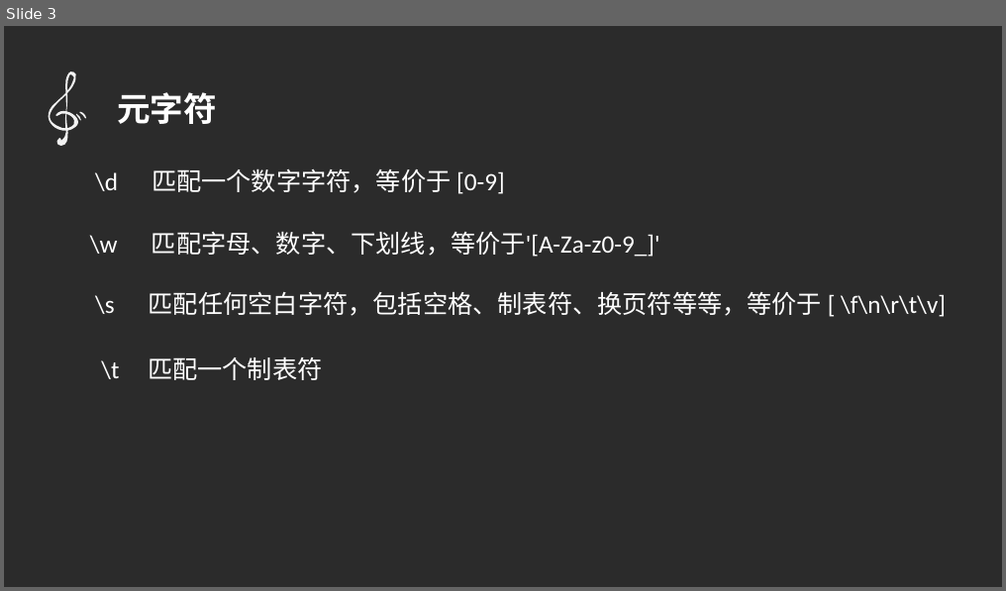
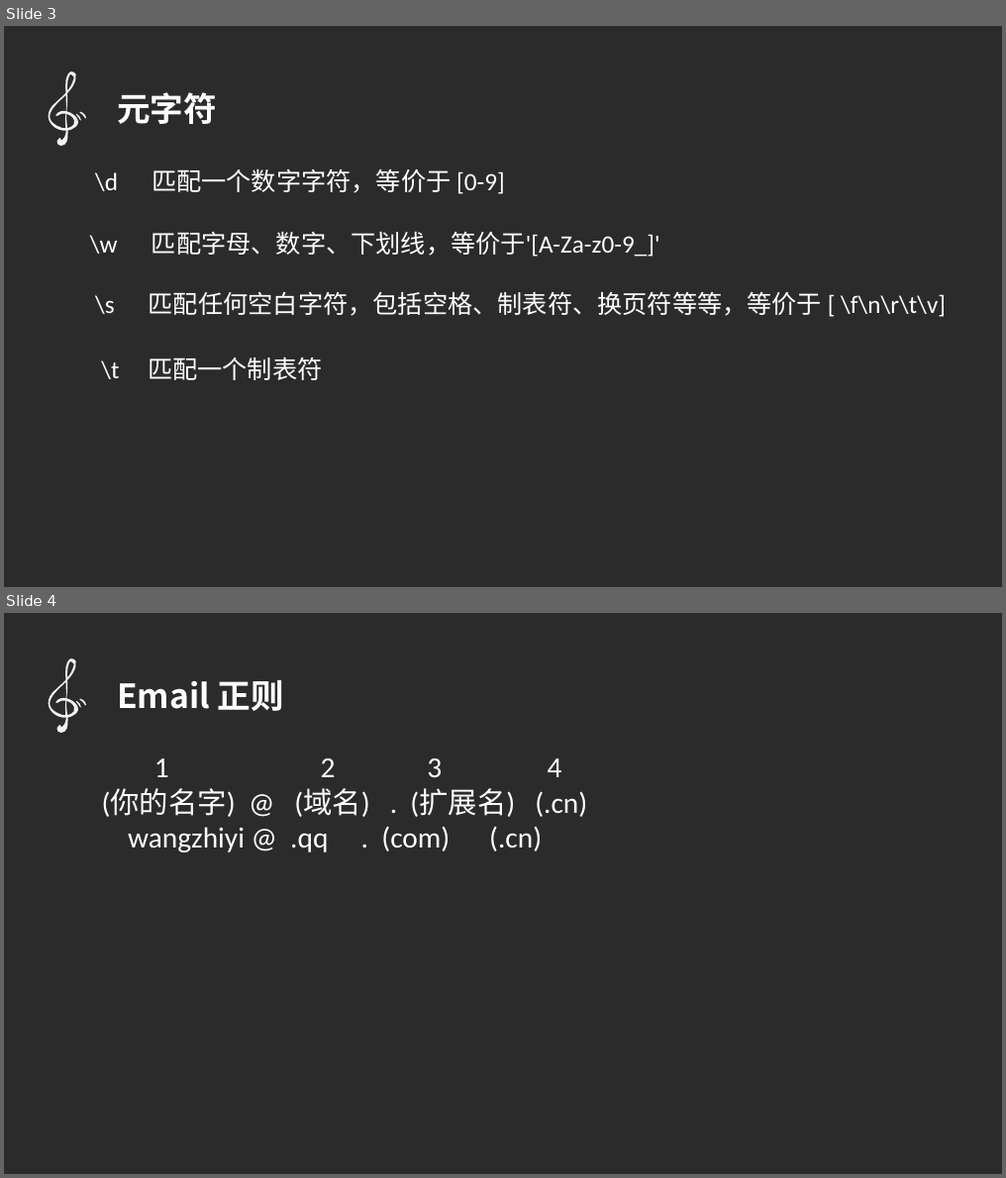
Before and after one commit to qq449245884/chromeTouir, a slide deck: 正则表达式/ppt.pptx. Shown one above the other, each under a label of ours: slide 3 before the commit, slides 3 and 4 after it. The pictures are 1006x591 and 1006x1178 pixels, drawn with LibreOffice and Linux fonts; fonts in the diff are those of the drawing; background and template pictures are left out; a plain dark background stands for a picture behind light text. Boxes give left, top, right and bottom in pixels: in the first picture for what was removed or moved away, otherwise in the second. Text is boxed around its words. In the diff, an @@ line names an element or a change of style, - is before the commit and + after.

```diff
--- a/正则表达式/ppt.pptx
+++ b/正则表达式/ppt.pptx
@@ slide 4 added at [4, 613, 1002, 1174], background picture (left out) @@
@@ freeform shape added at [38, 655, 94, 737], fill #F2F2F2 @@
@@ freeform shape added at [74, 700, 82, 708], fill #F2F2F2 @@
@@ freeform shape added at [77, 698, 88, 706], fill #F2F2F2 @@
@@ text added at [117, 680, 284, 711], 32 pt, text #FFFFFF, bold @@
+Email 正则
@@ text added at [102, 759, 587, 853], 28 pt, text #FFFFFF @@
+1 2 3 4
+(你的名字) @ (域名) . (扩展名) (.cn)
+wangzhiyi @ .qq . (com) (.cn)
```
Also in this commit, not shown: 17 slides removed, 1 other file.
